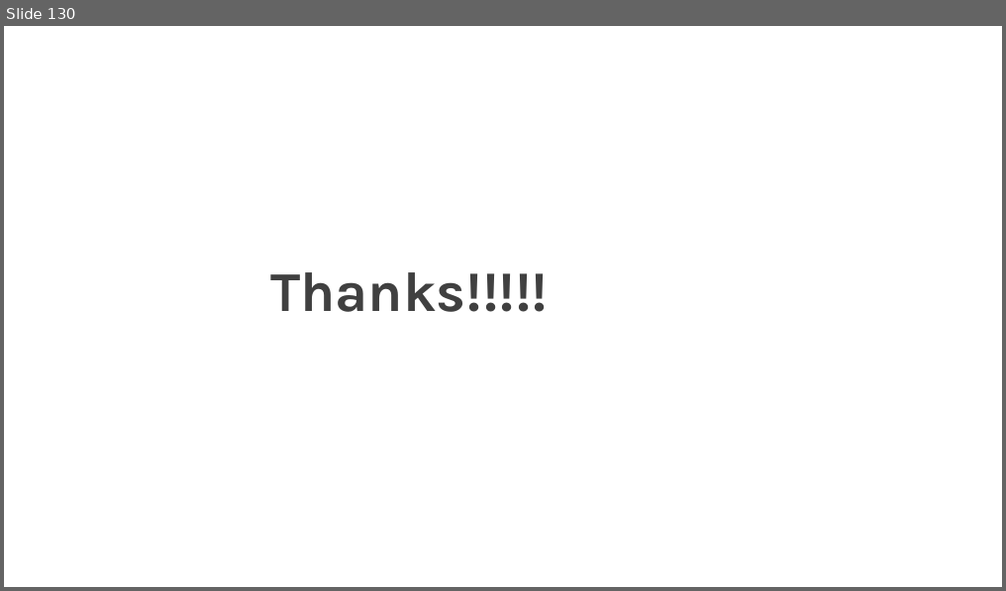
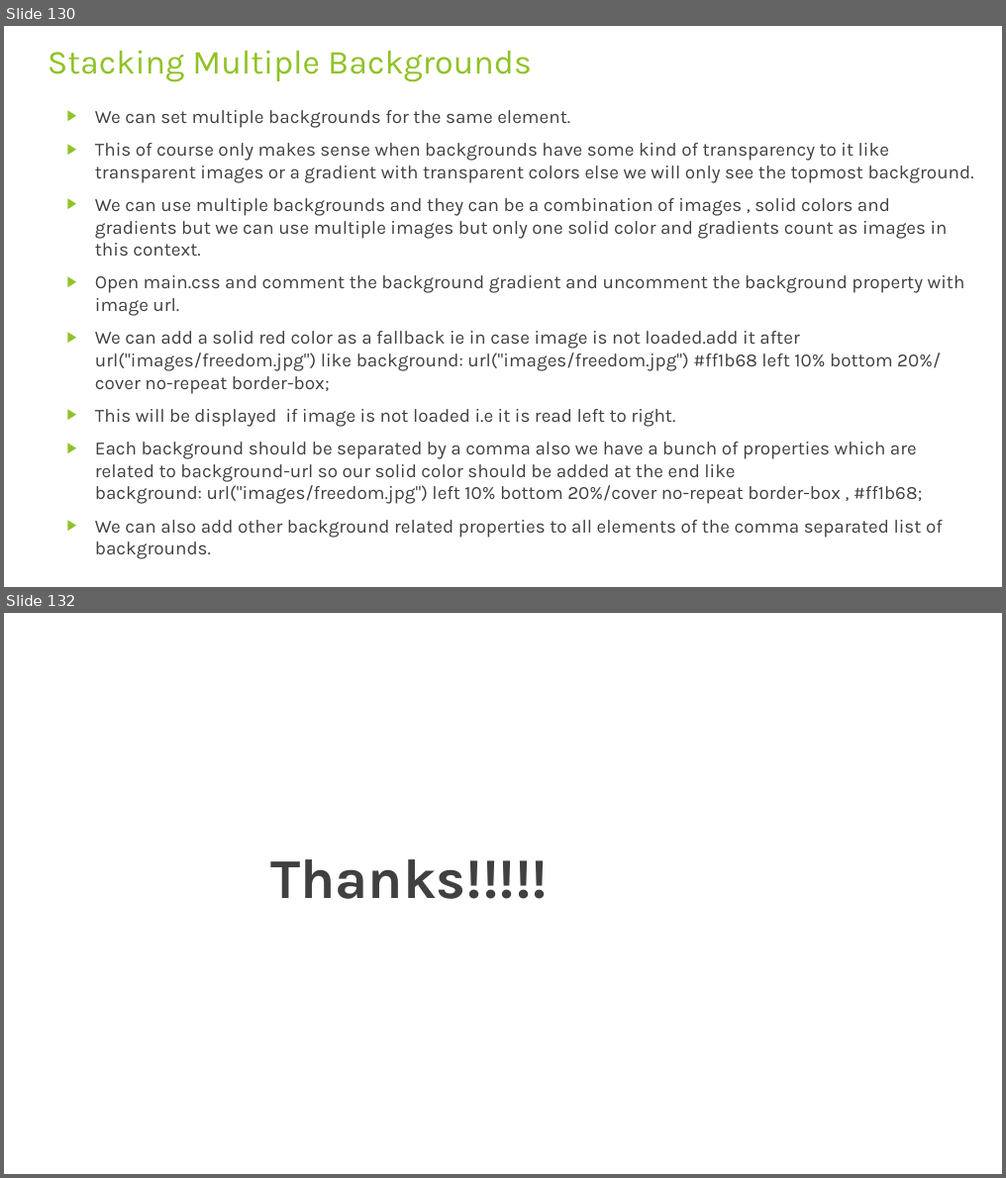
Before and after one commit to rudhrainfogain/CSS, a slide deck: PPT/Css-v7.pptx. Shown one above the other, each under a label of ours: slide 130 before the commit, slides 130 and 132 after it; the slides between them are not shown. The pictures are 1006x591 and 1006x1178 pixels, drawn with LibreOffice and Linux fonts; fonts in the diff are those of the drawing. Boxes give left, top, right and bottom in pixels: in the first picture for what was removed or moved away, otherwise in the second. Text is boxed around its words. In the diff, an @@ line names an element or a change of style, - is before the commit and + after.

Commit message:
StackingMultipleBackgrounds

```diff
--- a/PPT/Css-v7.pptx
+++ b/PPT/Css-v7.pptx
@@ slide 130 added at box(4, 26, 1002, 587), background #FFFFFF @@
@@ title added at box(48, 50, 532, 82), 32.4 pt, text #90C226 @@
+Stacking Multiple Backgrounds
@@ text added at box(95, 110, 974, 538), 18 pt, text #404040 @@
+▶ We can set multiple backgrounds for the same element.
+▶ This of course only makes sense when backgrounds have some kind of transparency to it like transparent images or a gradient with transparent colors else we will only see the topmost background.
+▶ We can use multiple backgrounds and they can be a combination of images , solid colors and gradients but we can use multiple images but only one solid color and gradients count as images in this context.
+▶ Open main.css and comment the background gradient and uncomment the background property with image url.
+▶ We can add a solid red color as a fallback ie in case image is not loaded.add it after url("images/freedom.jpg") like background: url("images/freedom.jpg") #ff1b68 left 10% bottom 20%/cover no-repeat border-box;
+▶ This will be displayed if image is not loaded i.e it is read left to right.
+▶ Each background should be separated by a comma also we have a bunch of properties which are related to background-url so our solid color should be added at the end like background: url("images/freedom.jpg") left 10% bottom 20%/cover no-repeat border-box , #ff1b68;
+▶ We can also add other background related properties to all elements of the comma separated list of backgrounds.
@@ what was slide 130 is now slide 132 @@
```
Also in this commit, not shown: 1 other slide added, 1 other file.
